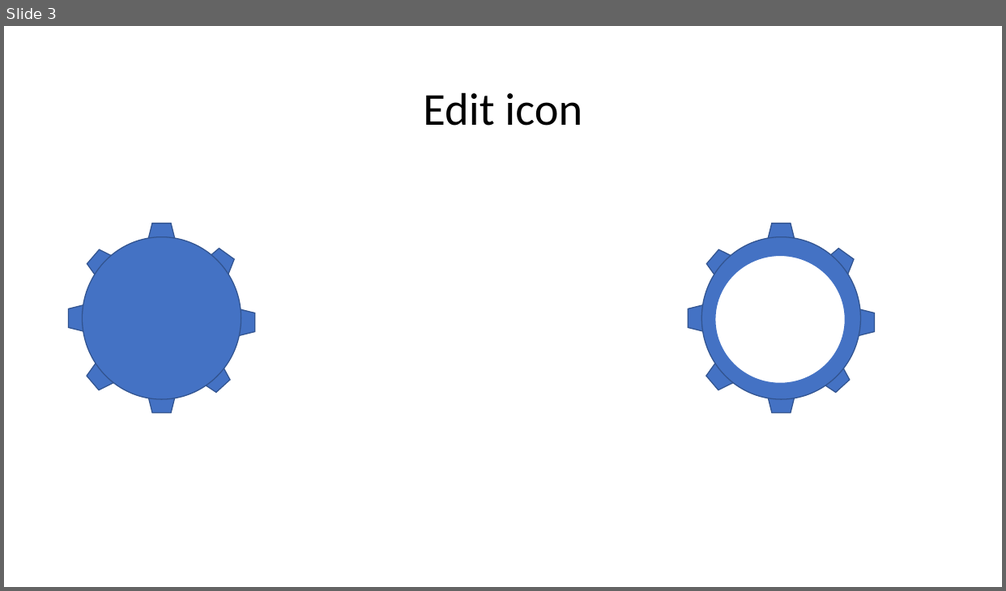
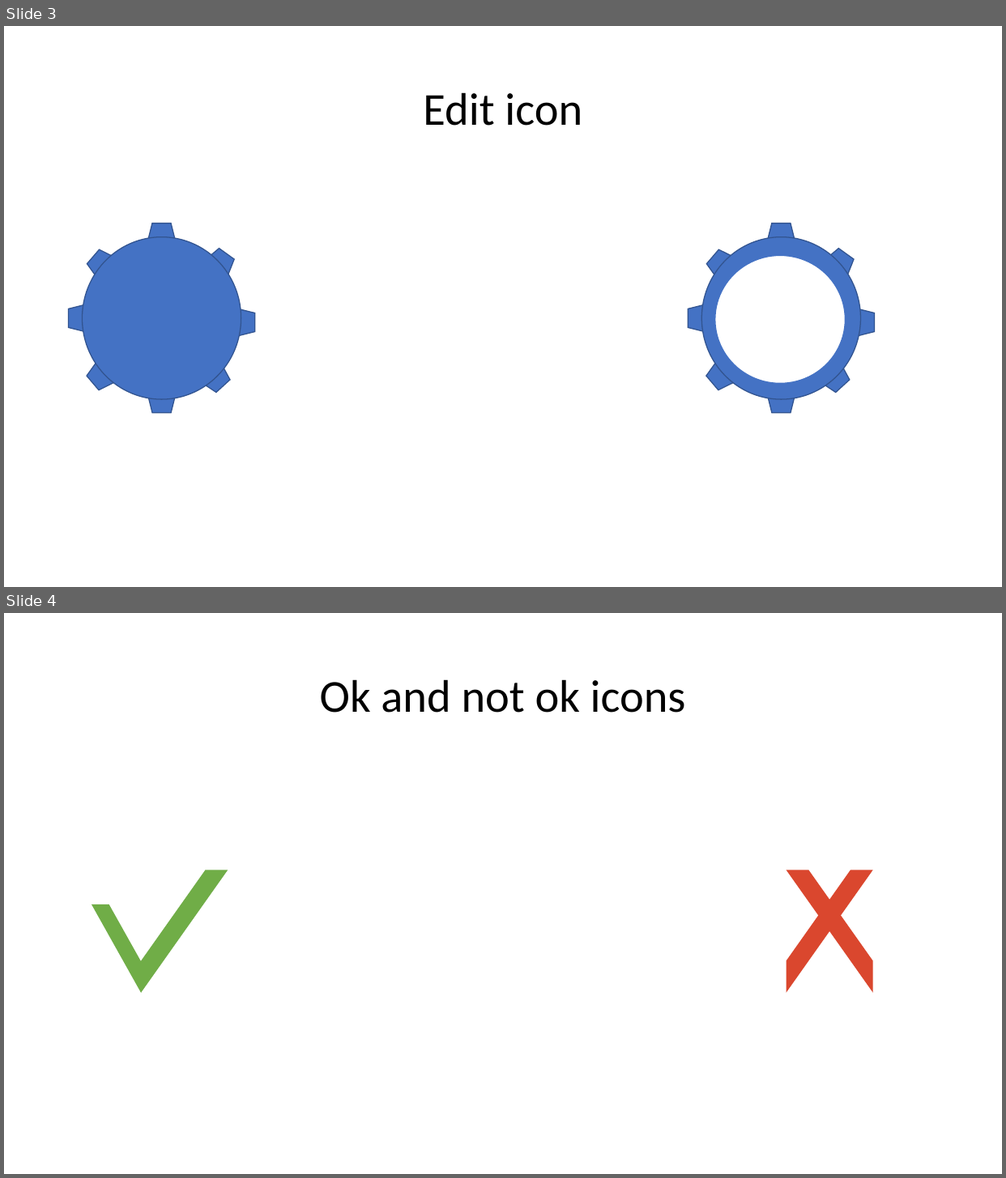
Before and after one commit to AntoineNEBOUT/MyPassword, a slide deck: icons/icon.pptx. Shown one above the other, each under a label of ours: slide 3 before the commit, slides 3 and 4 after it. The pictures are 1006x591 and 1006x1178 pixels, drawn with LibreOffice and Linux fonts; fonts in the diff are those of the drawing. Boxes give left, top, right and bottom in pixels: in the first picture for what was removed or moved away, otherwise in the second. Text is boxed around its words. In the diff, an @@ line names an element or a change of style, - is before the commit and + after.

```diff
--- a/icons/icon.pptx
+++ b/icons/icon.pptx
@@ slide 4 added at [4,613,1002,1174], background #FFFFFF @@
@@ title added at [320,679,686,713], 44 pt, text #000000 @@
+Ok and not ok icons
@@ diag stripe added at [141,870,228,993], fill #70AD47 @@
@@ diag stripe added at [786,870,873,993], fill #DA472E @@
@@ diag stripe added at [786,870,873,993], fill #DA472E @@
@@ diag stripe added at [91,905,141,994], fill #70AD47 @@
```
Also in this commit, not shown: 17 other files.
